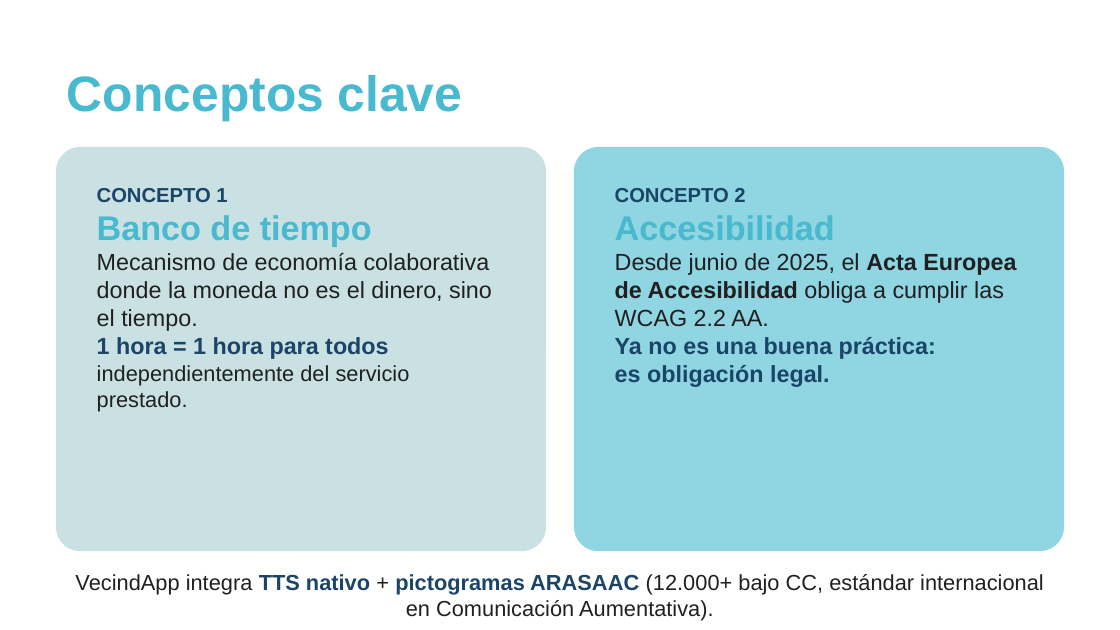
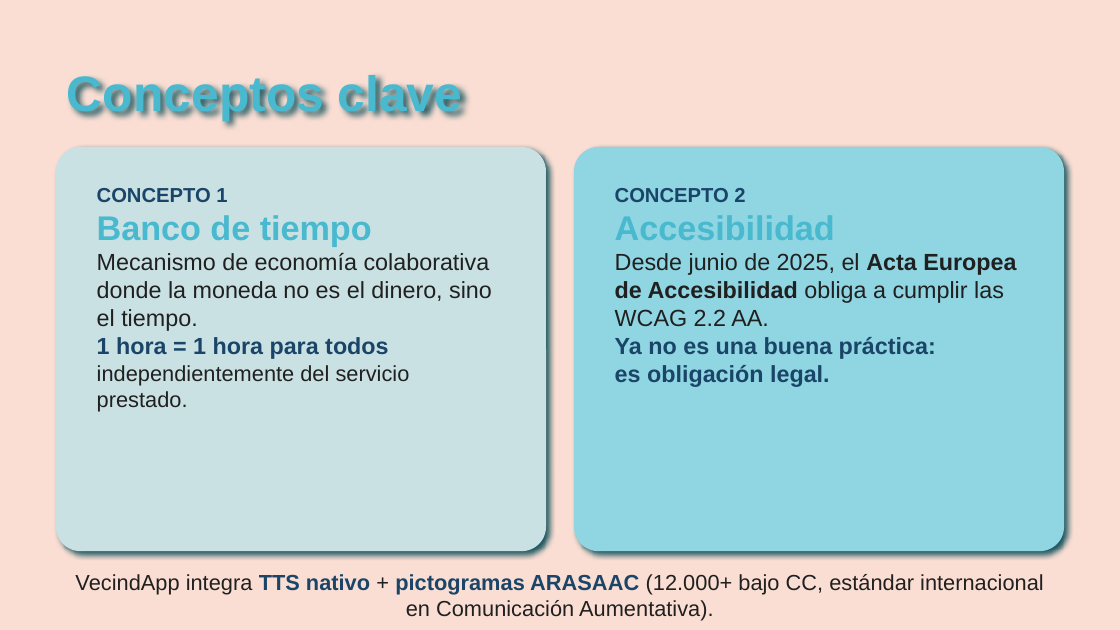
Before and after one commit to Dasbas23/VecindApp, a slide deck: slide 7 of Docu_TFG/Ignorar_git/Plantilla presentación proyecto DAM.pptx. Drawn at 1120x630 pixels with LibreOffice and Linux fonts; fonts in the diff are those of the drawing; background and template pictures are left out. Boxes give left, top, right and bottom in pixels: in the first picture for what was removed or moved away, otherwise in the second. Text is boxed around its words. In the diff, an @@ line names an element or a change of style, - is before the commit and + after.

```diff
--- a/Docu_TFG/Ignorar_git/Plantilla presentación proyecto DAM.pptx
+++ b/Docu_TFG/Ignorar_git/Plantilla presentación proyecto DAM.pptx
@@ background #FFFFFF to #FADED3 @@
@@ rounded rectangle "CONCEPTO 1" at bbox=[56, 147, 547, 551]: shadow on @@
@@ rounded rectangle "CONCEPTO 2" at bbox=[573, 147, 1064, 551]: shadow on @@
```
Also in this commit, not shown: 20 other slides changed, 4 other files.
